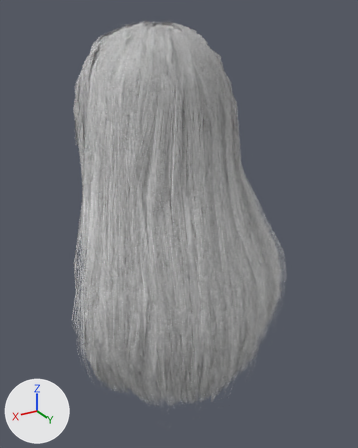
The glTF model public/models/doll/hair-rapunzel-m.glb as it was, and as the next commit left it.
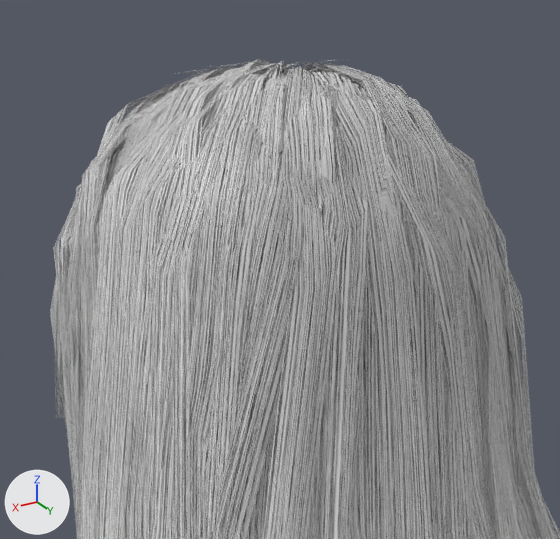
Each version appears first whole from a 50 mm lens placed at (0.335, 0.577, 1.808), pointed at (-0.016, -0.007, 1.516), and next in a close-up on the part from 16% to 70% of the width and 0% to 42% of the height. The axes (+X, +Y, +Z) are drawn at lower left. The lights are the same throughout. The last two pictures show the newer version. Vertices at exactly the same position are counted once.

Objects in the first close-up: 'Hair_rapunzel'.
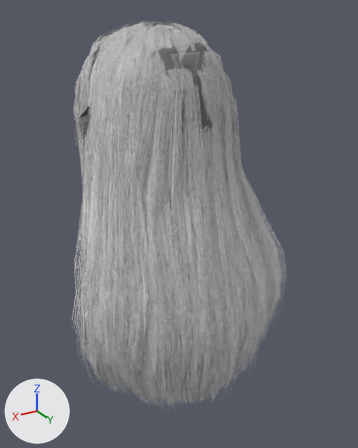
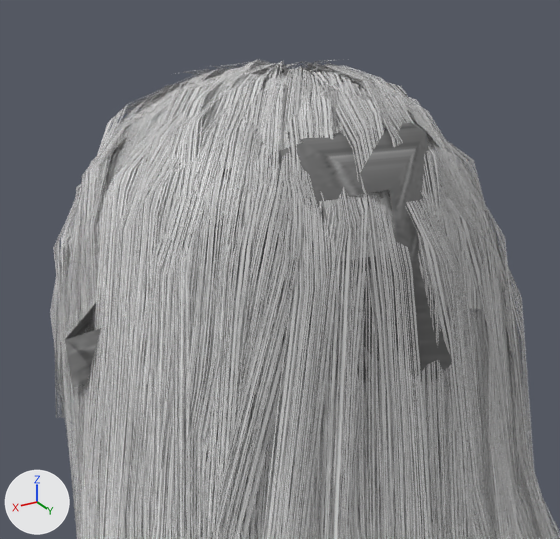
Changed parts and their boxes (x1, y1, x2, y2) in the close-ups (560 x 539 px; the box of a moved part takes in the faces that stretch with it):
part 1 of me_hair_rapunzel, moved or reshaped (mostly hidden)
    before: (130, 108, 477, 371)
    after: (65, 107, 485, 383)
part 2 of me_hair_rapunzel, recoloured
    before: (218, 131, 476, 366)
    after: (65, 117, 481, 389)

What changed in the scene script:
```text
Add mat_hair_rapunzel_cap:
    mat_hair_rapunzel_cap = bpy.data.materials.new('hair_rapunzel_cap')
    # uses the picture img_hair_rapunzel
Change me_hair_rapunzel:
    used by ob_hair_rapunzel; location = (0.0, 0.0, 0.0)
    remove me_hair_rapunzel.from_pydata(...)  # 7112 vertices, 6500 faces; spans x -0.176..0.18, y -0.178..0.134, z 1.252..1.797
    add me_hair_rapunzel.from_pydata(...)  # 7142 vertices, 6500 faces; spans x -0.176..0.18, y -0.178..0.134, z 1.252..1.797
    me_hair_rapunzel part 1
    24 vertices are removed from x -0.084..0.088, y -0.059..0.018, z 1.538..1.665
    49 faces are deleted
    44 vertices move from x -0.088..0.09, y -0.061..0.057, z 1.541..1.765 to x -0.101..0.121, y -0.063..0.062, z 1.499..1.768
    54 vertices are added at x -0.093..0.091, y -0.067..0.053, z 1.496..1.756
    49 new faces join them, mat_hair_rapunzel_cap
    me_hair_rapunzel part 2: 50 kept faces spanning x -0.101..0.121, y -0.078..0.062, z 1.499..1.782 get new vertex colours; the middle colour goes from light grey #d2d2d2 to light grey #d9d9d9
    add me_hair_rapunzel.materials.append(mat_hair_rapunzel_cap)
```
